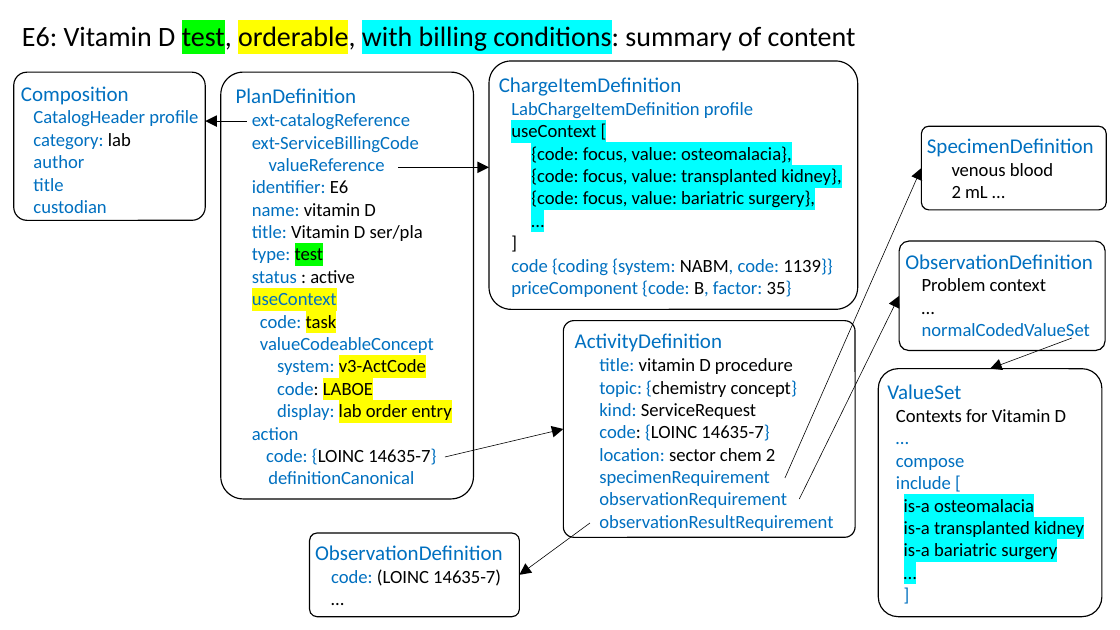
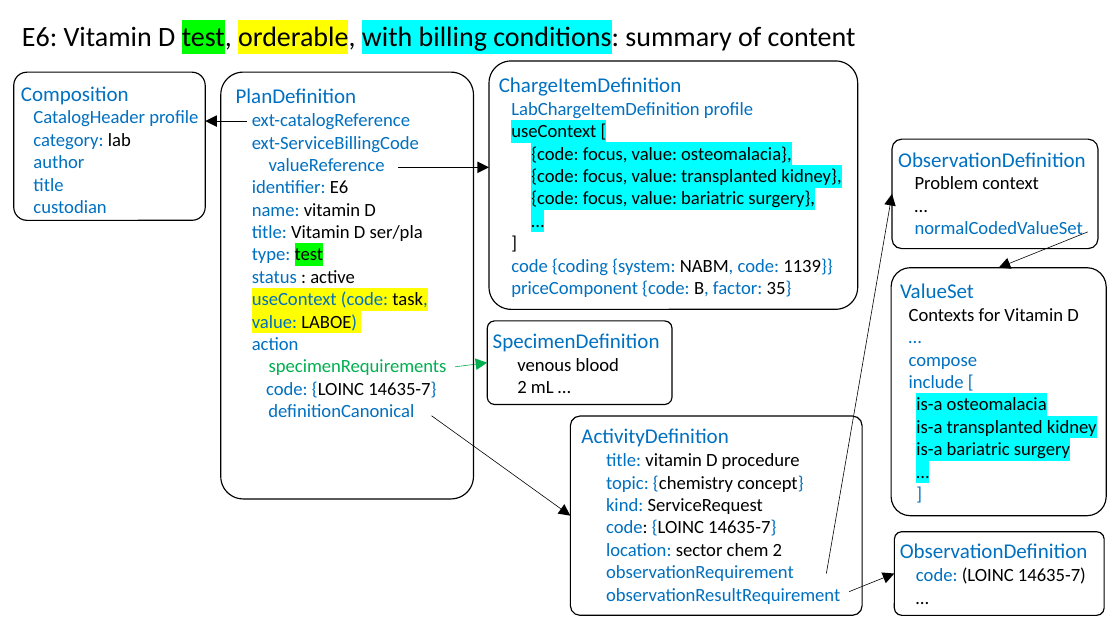
Before and after one commit to HL7/fhir-order-catalog, a slide deck: slide 1 of input/images-source/LabExampleE6Technical.pptx. Drawn at 1120x630 pixels with LibreOffice and Linux fonts; fonts in the diff are those of the drawing. Boxes give left, top, right and bottom in pixels: in the first picture for what was removed or moved away, otherwise in the second. Text is boxed around its words. In the diff, an @@ line names an element or a change of style, - is before the commit and + after.

Commit message:
Change for handling reflex panels, and for specimen requirements

```diff
--- a/input/images-source/LabExampleE6Technical.pptx
+++ b/input/images-source/LabExampleE6Technical.pptx
@@ rounded rectangle "ObservationDefinition": place and size @@
-rounded rectangle "ObservationDefinition" at <box>899,241,1105,350</box>
+rounded rectangle "ObservationDefinition" at <box>892,139,1098,249</box>
@@ arrow removed from (786, 478) to (922, 168) @@
@@ arrow moved from (800, 499) - (899, 296) to (827, 574) - (892, 194) @@
@@ arrow moved from (1072, 338) - (991, 369) to (1088, 232) - (999, 268) @@
@@ rounded rectangle "ValueSet": place and size @@
-rounded rectangle "ValueSet" at <box>879,369,1102,617</box>
+rounded rectangle "ValueSet" at <box>891,268,1107,516</box>
@@ text in rounded rectangle at <box>252,291,427,331</box>: text changed @@
-useContext
-code: task
-valueCodeableConcept
-system: v3-ActCode
-code: LABOE
-display: lab order entry
+useContext (code: task, value: LABOE)
@@ rounded rectangle "SpecimenDefinition": place and size @@
-rounded rectangle "SpecimenDefinition" at <box>922,126,1107,210</box>
+rounded rectangle "SpecimenDefinition" at <box>487,321,672,405</box>
@@ text in rounded rectangle at <box>269,359,447,375</box>: paragraph added @@
+specimenRequirements
@@ arrow added from (455, 367) to (487, 363), #00B050 0.5 pt @@
@@ arrow moved from (445, 457) - (564, 429) to (432, 416) - (571, 516) @@
@@ rounded rectangle "ActivityDefinition": place and size @@
-rounded rectangle "ActivityDefinition" at <box>564,321,855,538</box>
+rounded rectangle "ActivityDefinition" at <box>571,416,862,615</box>
@@ text in rounded rectangle at <box>599,470,770,486</box>: paragraph removed @@
-specimenRequirement
@@ arrow removed from (590, 523) to (519, 575) @@
@@ rounded rectangle "ObservationDefinition": place and size @@
-rounded rectangle "ObservationDefinition" at <box>310,534,520,618</box>
+rounded rectangle "ObservationDefinition" at <box>895,532,1105,616</box>
@@ arrow added from (849, 592) to (895, 574), #000000 0.5 pt @@
```
Also in this commit, not shown: 12 other files.
